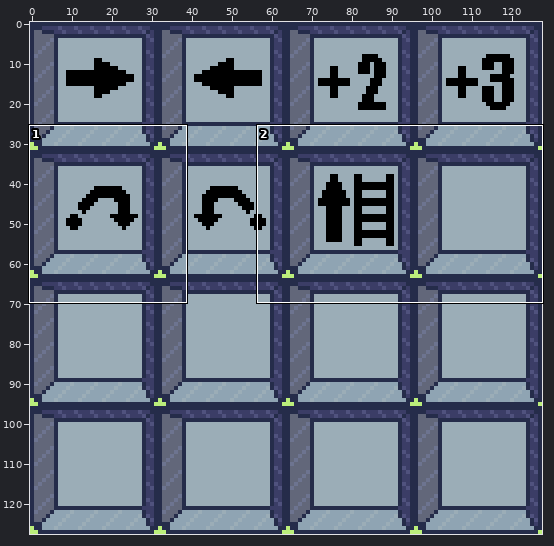
Pixel-art file -- ElfOperator/Assets/Textures/Aseprite/buttons.aseprite. Above: a wide view before the commit, with the close-up outlined.
Close-up. Before the commit:
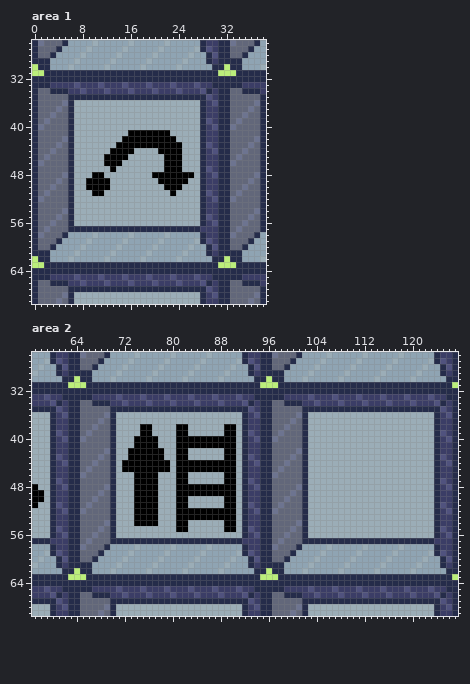
128x128 pixels, 1 frame. Shown: area 1: x 0..38, y 26..69; area 2: x 57..127, y 26..69. The commit also changed other parts of the picture, which this record leaves out.
New version:
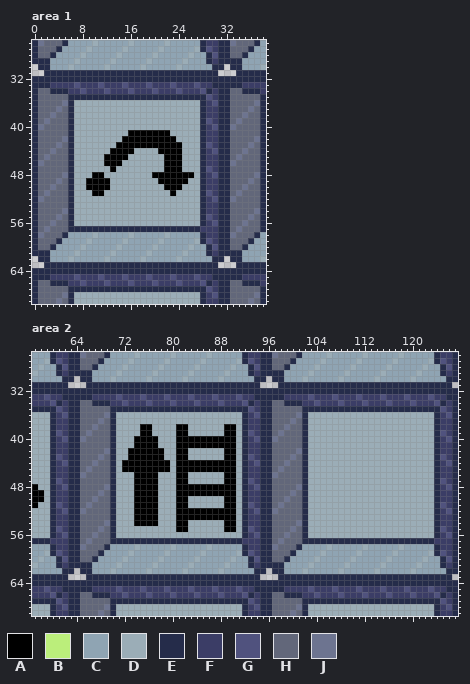
Palette (. is transparent): A #000000  B #bbee7b  C #8fa4b3  D #9badb7  E #252c4a  F #3b3d66  G #50527e  H #62677a  J #6d7490
Edits made:
layer "background" now hidden
Area 1:
y 30: x 0 B -> .; x 32 B -> .
y 31: x 0..1 BB -> ..; x 31..33 BBB -> ...
y 62: x 0 B -> .; x 32 B -> .
y 63: x 0..1 BB -> ..; x 31..33 BBB -> ...
Area 2:
y 30: x 64 B -> .; x 96 B -> .
y 31: x 63..65 BBB -> ...; x 95..97 BBB -> ...; x 127 B -> .
y 62: x 64 B -> .; x 96 B -> .
y 63: x 63..65 BBB -> ...; x 95..97 BBB -> ...; x 127 B -> .
